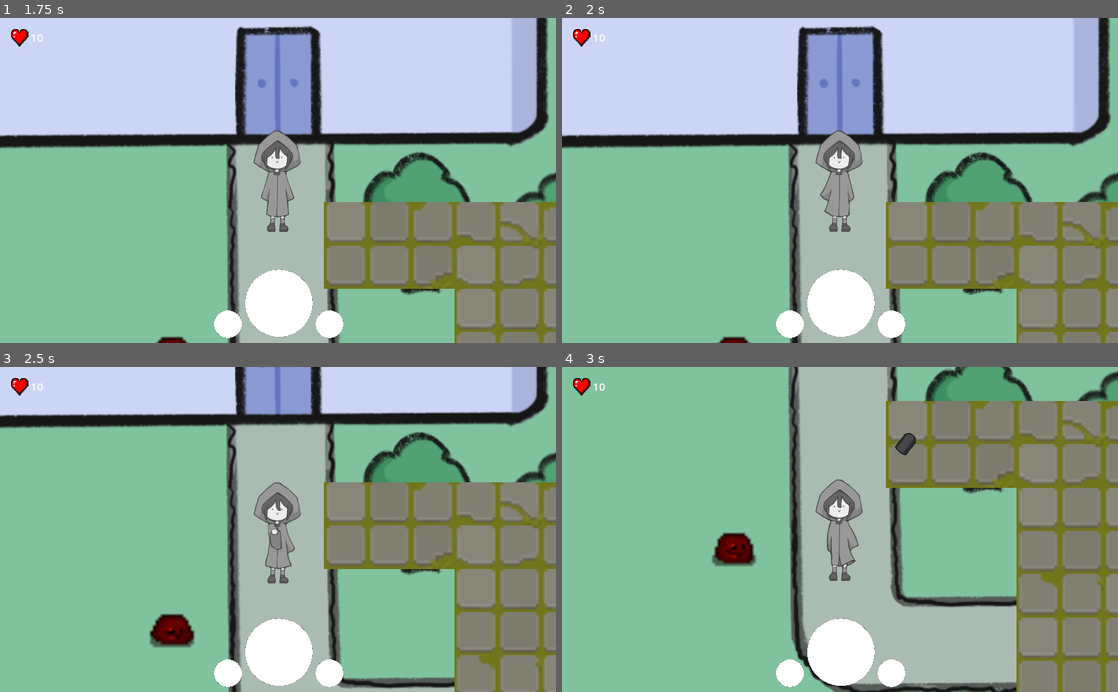
Above: before the commit, frames 1-4 (two rows, left to right).
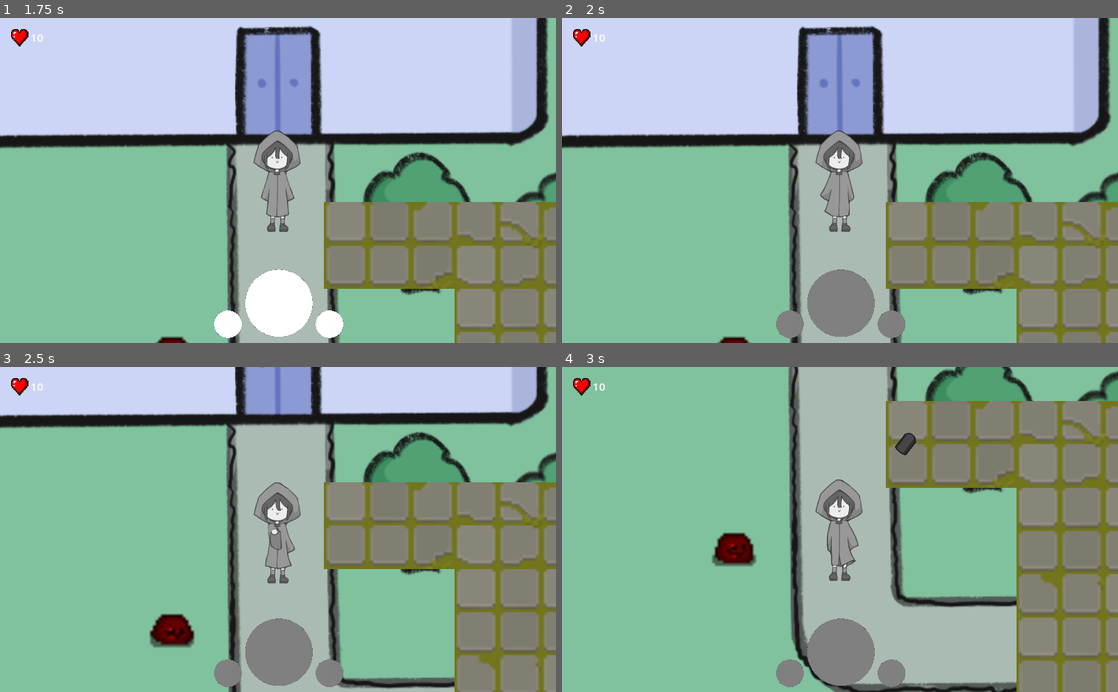
Above: after the commit, the same moments.

Repository: JMSVY-Super-Cool-Group-14/Dye-Chromatic
Game: Godot game, scene res://scenes/ui/main.tscn
Same seed, same stepped clock (60 frames per second), same inputs: the game is played once before the commit and once after it.
Inputs (mouse positions are in pixels of both pictures, inside the frame that each line leads up to):
- Up to frame 1 (1.75 s): click "New Game" at 0.5 s; move the mouse to (400, 164) at 1.27 s; hold E (right_colour, bound only after the commit) from 1.28 s (still down); hold C (interact) from 1.28 s (still down)
- Up to frame 2 (2 s): keep holding E (right_colour, bound only after the commit); keep holding C (interact)
- Up to frame 3 (2.5 s): move the mouse to (166, 545) at 2.02 s; release E (right_colour, bound only after the commit) at 2.03 s; release C (interact) at 2.03 s; hold S (move_down) from 2.03 s (still down); tap F (melee_attack) at 2.1 s
- Up to frame 4 (3 s): move the mouse to (895, 458) at 2.77 s; release S (move_down) at 2.78 s; hold E (right_colour, bound only after the commit) from 2.78 s (still down); hold Space (ranged_attack) from 2.78 s (still down)

Frame 1 is identical in both runs. In frame 2, 2.6% of the frame differs, in the area x 38-62%, y 77-99%; in frame 3, 2.6%; in frame 4, 2.6%.

Commit message:
Fixed Colour Switch delay
Added a delay to switching colours and fixed a bug where it would sometimes flick through more colours when spammed.

Diff:
--- a/src/project.godot
+++ b/src/project.godot
@@ -84,13 +84,13 @@
 }
 left_colour={
 "deadzone": 0.5,
-"events": [Object(InputEventKey,"resource_local_to_scene":fa …(140 unchanged characters)… d":false,"keycode":0,"physical_keycode":4194325,"key_label":0,"unicode":0,"echo":false,"script":null)
+"events": [Object(InputEventKey,"resource_local_to_scene":fa …(140 unchanged characters)… d":false,"keycode":0,"physical_keycode":81,"key_label":0,"unicode":81,"echo":false,"script":null)
 , Object(InputEventJoypadButton,"resource_local_to_scene":false,"resource_name":"","device":-1,"button_index":9,"pressure":0.0,"pressed":true,"script":null)
 ]
 }
 right_colour={
 "deadzone": 0.5,
-"events": [Object(InputEventKey,"resource_local_to_scene":fa …(140 unchanged characters)… d":false,"keycode":0,"physical_keycode":4194326,"key_label":0,"unicode":0,"echo":false,"script":null)
+"events": [Object(InputEventKey,"resource_local_to_scene":fa …(140 unchanged characters)… d":false,"keycode":0,"physical_keycode":69,"key_label":0,"unicode":69,"echo":false,"script":null)
 , Object(InputEventJoypadButton,"resource_local_to_scene":false,"resource_name":"","device":-1,"button_index":10,"pressure":0.0,"pressed":true,"script":null)
 ]
 }
--- a/src/scenes/game.tscn
+++ b/src/scenes/game.tscn
@@ -3,7 +3,7 @@
 [ext_resource type="Texture2D" uid="uid://bpid23vf3dspu" path="res://assets/legacy/Pixel Art Top Down - Basic/Texture/TX Tileset Grass.png" id="1_ihwfy"]
 [ext_resource type="Script" path="res://scripts/StateMachine/GameFSM.gd" id="2_1y0vn"]
 [ext_resource type="PackedScene" uid="uid://cudnkh4q0wqm2" path="res://scenes/Enemy.tscn" id="2_h5rq2"]
-[ext_resource type="PackedScene" uid="uid://b8sokesd0rypv" path="res://scenes/Player.tscn" id="2_mpbna"]
+[ext_resource type="PackedScene" uid="uid://b8sokesd0rypv" path="res://scenes/player.tscn" id="2_mpbna"]
 [ext_resource type="Script" path="res://scripts/StateMachine/States/gameState.gd" id="3_6d48n"]
 [ext_resource type="Script" path="res://scripts/StateMachine/States/pauseState.gd" id="3_h2nxd"]
 [ext_resource type="Script" path="res://scripts/StateMachine/States/overState.gd" id="4_v8r73"]
--- a/src/scripts/player.gd
+++ b/src/scripts/player.gd
@@ -4,12 +4,14 @@
 signal colour_change(leftColour, rightColour, currentColour)
 
 var DELAY = 0.25
+var colourSwitchDelay = 0.2
 @export var maxHP = 100
 @export var hp = 10
 @export var hpRegen = 2
 @export var hpRegenDelay = 10
 var timePassed = 0
 var attackDelta = 0
+var colourSwitchDelta = 0
 @export var magentaCooldown = 5
 var magentaDelta = 0 	# set to 5 so it is not on cooldown at start
 @export var meleeRange = 22
@@ -48,6 +50,7 @@
 	attackDelta += delta
 	timePassed += delta
 	magentaDelta -= delta
+	colourSwitchDelta += delta
 
 	if timePassed > hpRegenDelay and hp < maxHP:
 		print("Regenerate health! Health is: ")
@@ -153,7 +156,20 @@
 	if !Input.is_action_pressed("left_colour") and !Input.is_action_pressed("right_colour"):
 		return
 
-	await get_tree().create_timer(0.6).timeout
+	# Multiple wait checks for redundancy
+	await get_tree().create_timer(0.2).timeout
+
+	if !Input.is_action_pressed("left_colour") and !Input.is_action_pressed("right_colour"):
+		return
+
+	# Multiple wait checks for redundancy
+	await get_tree().create_timer(0.2).timeout
+
+	if !Input.is_action_pressed("left_colour") and !Input.is_action_pressed("right_colour"):
+		return
+
+	# Multiple wait checks for redundancy
+	await get_tree().create_timer(0.2).timeout
 
 	if !Input.is_action_pressed("left_colour") and !Input.is_action_pressed("right_colour"):
 		return
@@ -172,22 +188,24 @@
 func colour_input(event):
 	# Toggle colours selected
 
-	if event.is_action_pressed("left_colour"):
-		# So we dont have same colour on both sides
-		leftIndex = (leftIndex+1) % 4
-		if leftIndex == rightIndex:
+	if colourSwitchDelta > colourSwitchDelay:
+		colourSwitchDelta = 0
+		if event.is_action_pressed("left_colour") :
+			# So we dont have same colour on both sides
 			leftIndex = (leftIndex+1) % 4
-			set_colour(leftColourSelect[leftIndex], rightColourSelect[rightIndex])
-		else:
-			set_colour(leftColourSelect[leftIndex], rightColourSelect[rightIndex])
-	elif event.is_action_pressed("right_colour"):
-		# So we dont have same colour on both sides
-		rightIndex = (rightIndex+1) % 4
-		if rightIndex == leftIndex:
+			if leftIndex == rightIndex:
+				leftIndex = (leftIndex+1) % 4
+				set_colour(leftColourSelect[leftIndex], rightColourSelect[rightIndex])
+			else:
+				set_colour(leftColourSelect[leftIndex], rightColourSelect[rightIndex])
+		elif event.is_action_pressed("right_colour"):
+			# So we dont have same colour on both sides
 			rightIndex = (rightIndex+1) % 4
-			set_colour(leftColourSelect[leftIndex], rightColourSelect[rightIndex])
-		else:
-			set_colour(leftColourSelect[leftIndex], rightColourSelect[rightIndex])
+			if rightIndex == leftIndex:
+				rightIndex = (rightIndex+1) % 4
+				set_colour(leftColourSelect[leftIndex], rightColourSelect[rightIndex])
+			else:
+				set_colour(leftColourSelect[leftIndex], rightColourSelect[rightIndex])
 
 func set_colour(left, right):
 	leftColour = left
